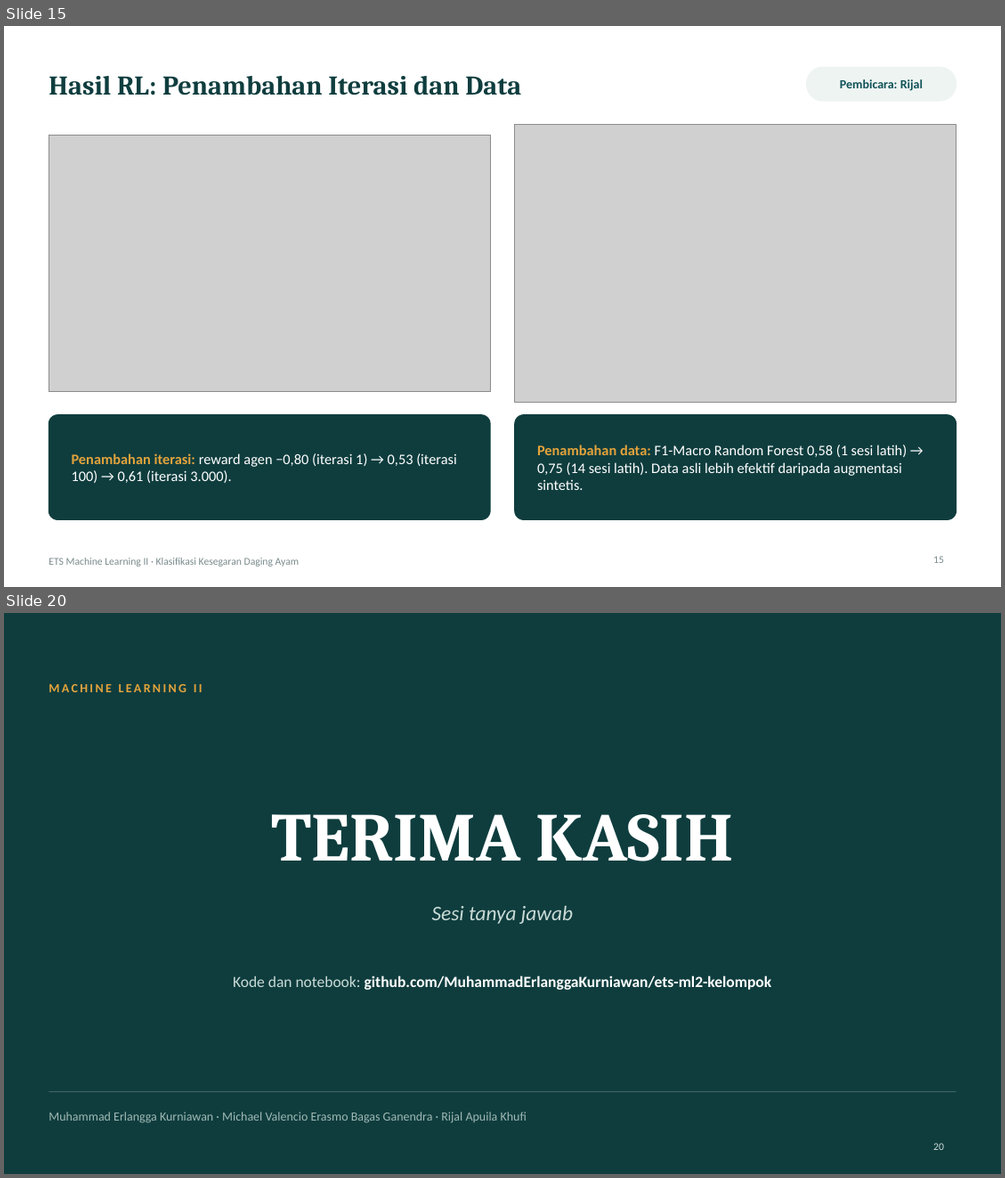
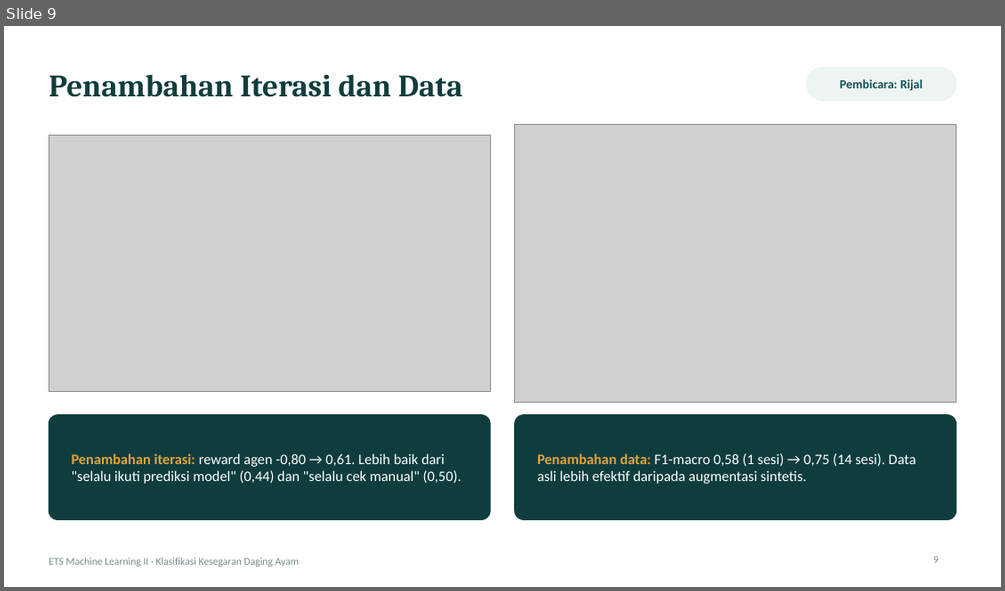
Before and after one commit to MuhammadErlanggaKurniawan/ets-ml2-kelompok, a slide deck: deck/ETS_ML2_Kesegaran_Ayam.pptx. Shown one above the other, each under a label of ours: slides 15 and 20 before the commit, slide 9 after it; the slides between them are not shown. The pictures are 1005x1178 and 1005x591 pixels, drawn with LibreOffice and Linux fonts; fonts in the diff are those of the drawing; grey boxes stand for pictures. Boxes give left, top, right and bottom in pixels: in the first picture for what was removed or moved away, otherwise in the second. Text is boxed around its words. In the diff, an @@ line names an element or a change of style, - is before the commit and + after.

```diff
--- a/deck/ETS_ML2_Kesegaran_Ayam.pptx
+++ b/deck/ETS_ML2_Kesegaran_Ayam.pptx
@@ slide 20 removed at [4, 613, 1001, 1174], background #0F3D3E @@
@@ text removed at [48, 684, 202, 692] @@
-MACHINE LEARNING II
@@ text removed at [271, 814, 734, 861] @@
-TERIMA KASIH
@@ text removed at [432, 906, 573, 924] @@
-Sesi tanya jawab
@@ text removed at [233, 975, 772, 989] @@
-Kode dan notebook: github.com/MuhammadErlanggaKurniawan/ets-ml2-kelompok
@@ line removed from (48, 1092) to (956, 1092) @@
@@ text removed at [48, 1111, 526, 1123] @@
-Muhammad Erlangga Kurniawan · Michael Valencio Erasmo Bagas Ganendra · Rijal Apuila Khufi
@@ page number removed at [933, 1143, 944, 1150] @@
-20
@@ what was slide 15 is now slide 9 @@
@@ slide 9 changed as well @@
@@ title at [48, 74, 463, 97]: text changed; size 26 to 30 pt @@
-Hasil RL: Penambahan Iterasi dan Data
+Penambahan Iterasi dan Data
@@ text at [72, 453, 461, 483]: text changed @@
-Penambahan iterasi: reward agen −0,80 (iterasi 1) → 0,53 (iterasi 100) → 0,61 (iterasi 3.000).
+Penambahan iterasi: reward agen -0,80 → 0,61. Lebih baik dari "selalu ikuti prediksi model" (0,44) dan "selalu cek manual" (0,50).
@@ text at [537, 453, 916, 483]: text changed @@
-Penambahan data: F1-Macro Random Forest 0,58 (1 sesi latih) → 0,75 (14 sesi latih). Data asli lebih efektif daripada augmentasi sintetis.
+Penambahan data: F1-macro 0,58 (1 sesi) → 0,75 (14 sesi). Data asli lebih efektif daripada augmentasi sintetis.
@@ page number at [933, 556, 938, 563]: text changed @@
-15
+9
```
Also in this commit, not shown: 4 other slides changed, 7 slides added, 14 other slides removed, 1 other file.
